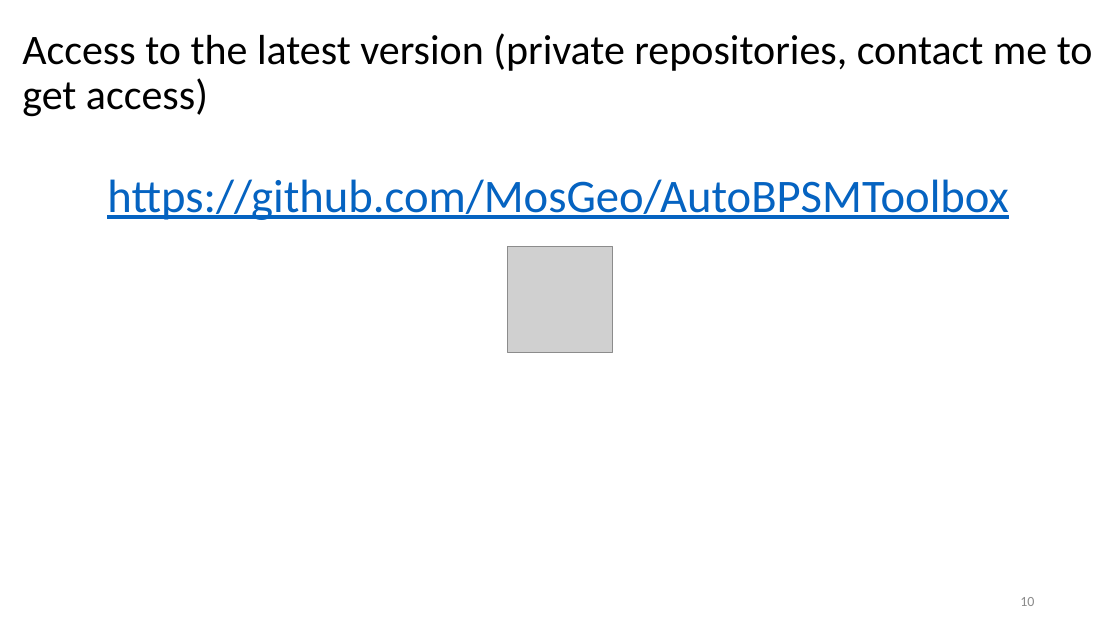
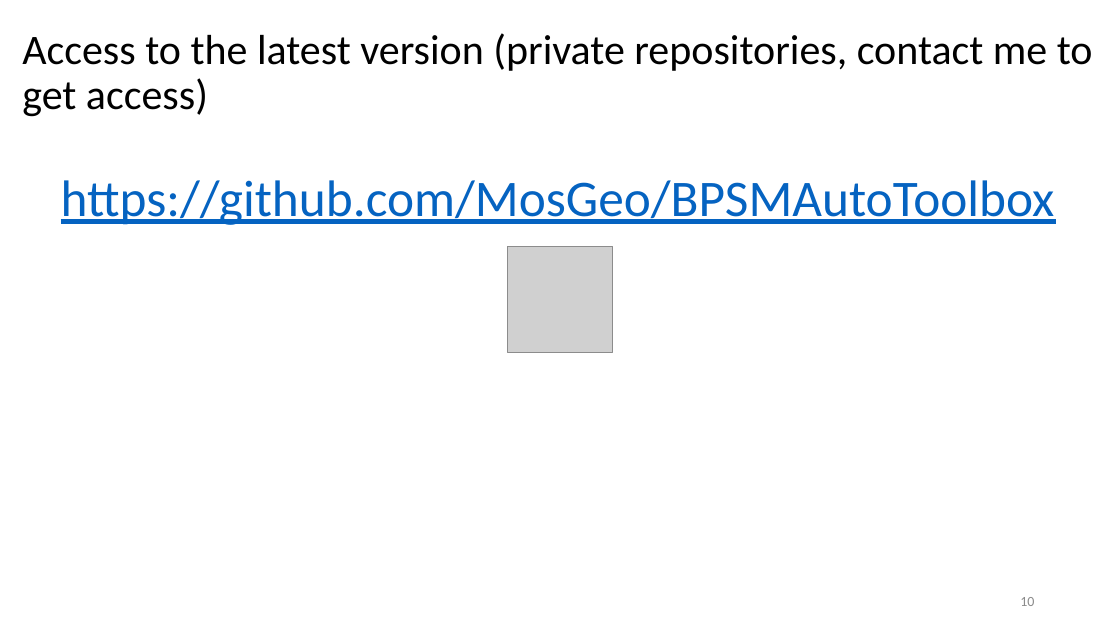
Before and after one commit to MosGeo/BPSMAutoToolbox, a slide deck: slide 10 of Workshop/19.01.23 PM Toolbox Workshop.pptx. Drawn at 1120x630 pixels with LibreOffice and Linux fonts; fonts in the diff are those of the drawing; grey boxes stand for pictures; background and template pictures are left out. Boxes give left, top, right and bottom in pixels: in the first picture for what was removed or moved away, otherwise in the second. Text is boxed around its words. In the diff, an @@ line names an element or a change of style, - is before the commit and + after.

```diff
--- a/Workshop/19.01.23 PM Toolbox Workshop.pptx
+++ b/Workshop/19.01.23 PM Toolbox Workshop.pptx
@@ text at (x1=61, y1=180, x2=1055, y2=225): text changed; size 40 to 44 pt @@
-https://github.com/MosGeo/AutoBPSMToolbox
+https://github.com/MosGeo/BPSMAutoToolbox
```
Also in this commit, not shown: 2 other slides changed, 3 other files.
